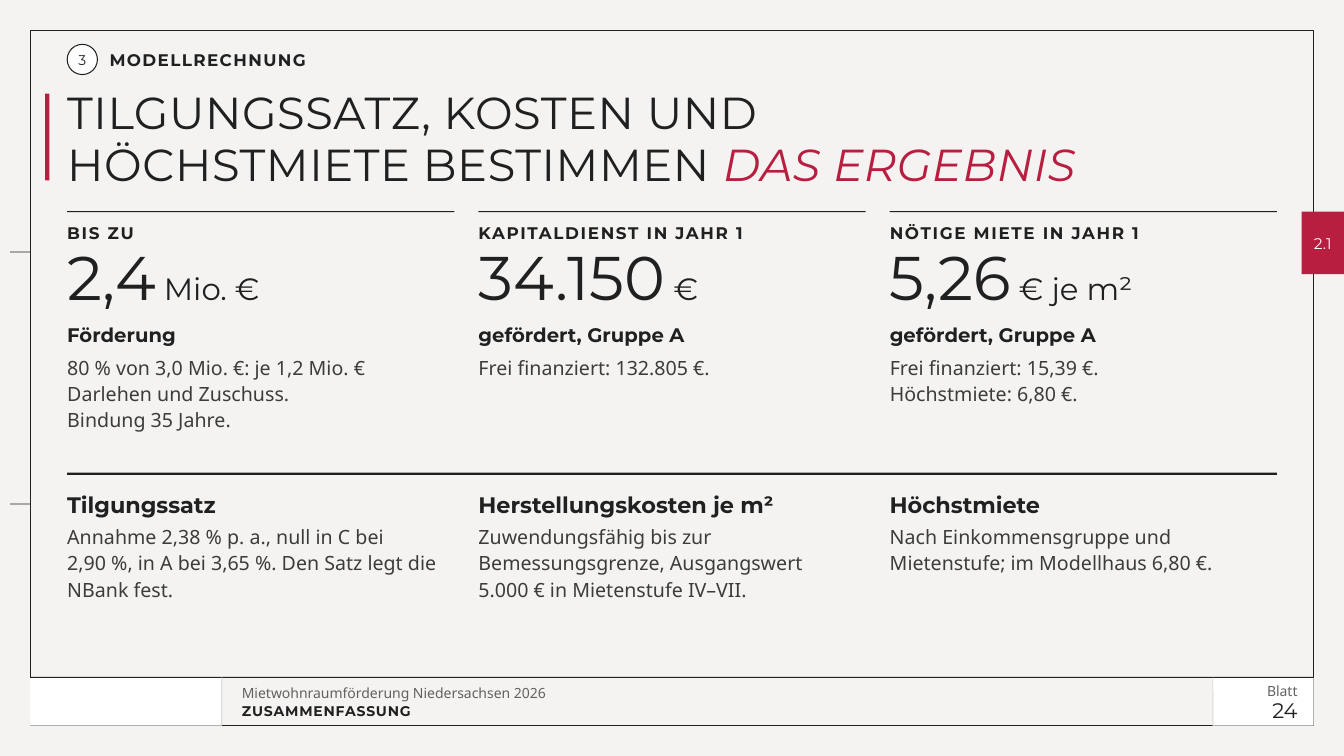
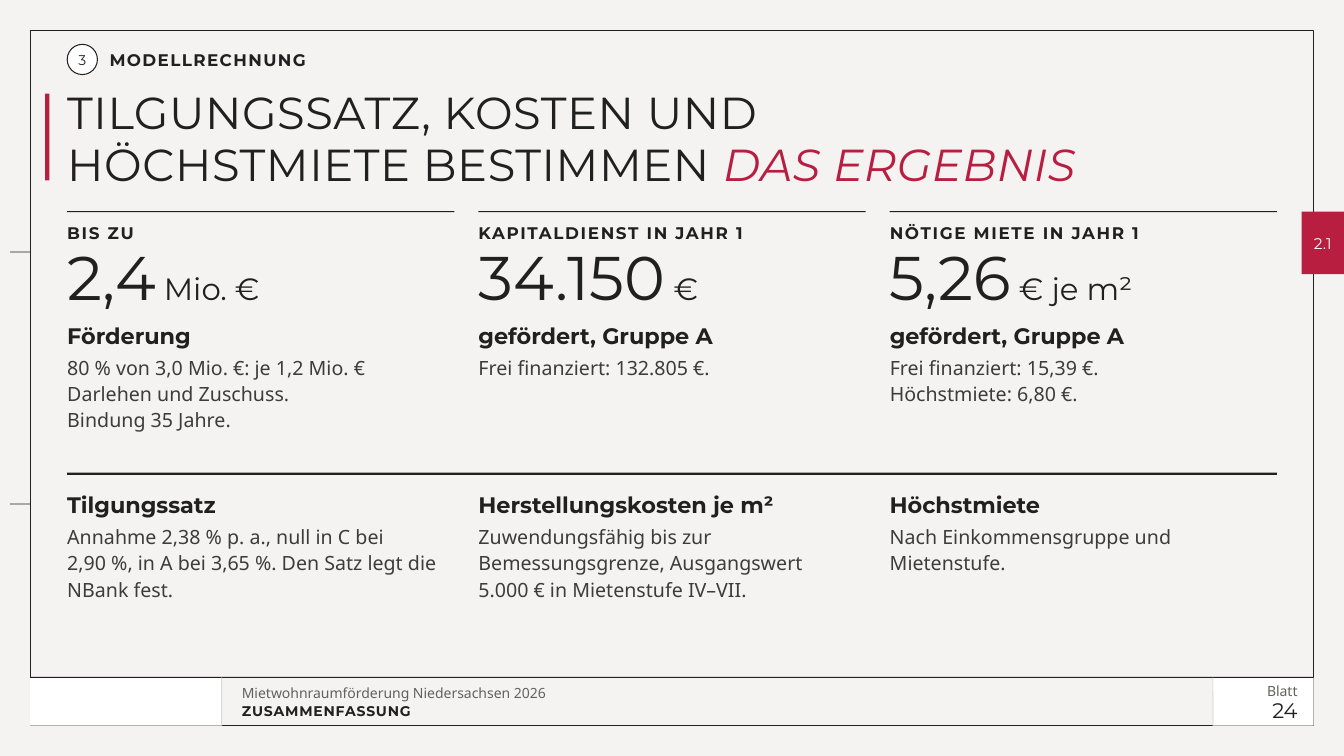
Before and after one commit to vgedaschko/NBank, a slide deck: slide 24 of praesentation/dist/PGN-Mietwohnraumfoerderung-Niedersachsen-2026-Vortrag.pptx. Drawn at 1344x756 pixels with LibreOffice and Linux fonts; fonts in the diff are those of the drawing; background and template pictures are left out. Boxes give left, top, right and bottom in pixels: in the first picture for what was removed or moved away, otherwise in the second. Text is boxed around its words. In the diff, an @@ line names an element or a change of style, - is before the commit and + after.

```diff
--- a/praesentation/dist/PGN-Mietwohnraumfoerderung-Niedersachsen-2026-Vortrag.pptx
+++ b/praesentation/dist/PGN-Mietwohnraumfoerderung-Niedersachsen-2026-Vortrag.pptx
@@ size 14 to 16 pt in 3 elements at (67,327,191,349), (478,327,713,349), (890,327,1124,349) @@
@@ text at (890,529,1171,570): text changed @@
-Nach Einkommensgruppe und Mietenstufe; im Modellhaus 6,80 €.
+Nach Einkommensgruppe und Mietenstufe.
```
Also in this commit, not shown: 21 other slides changed, 41 other files.
